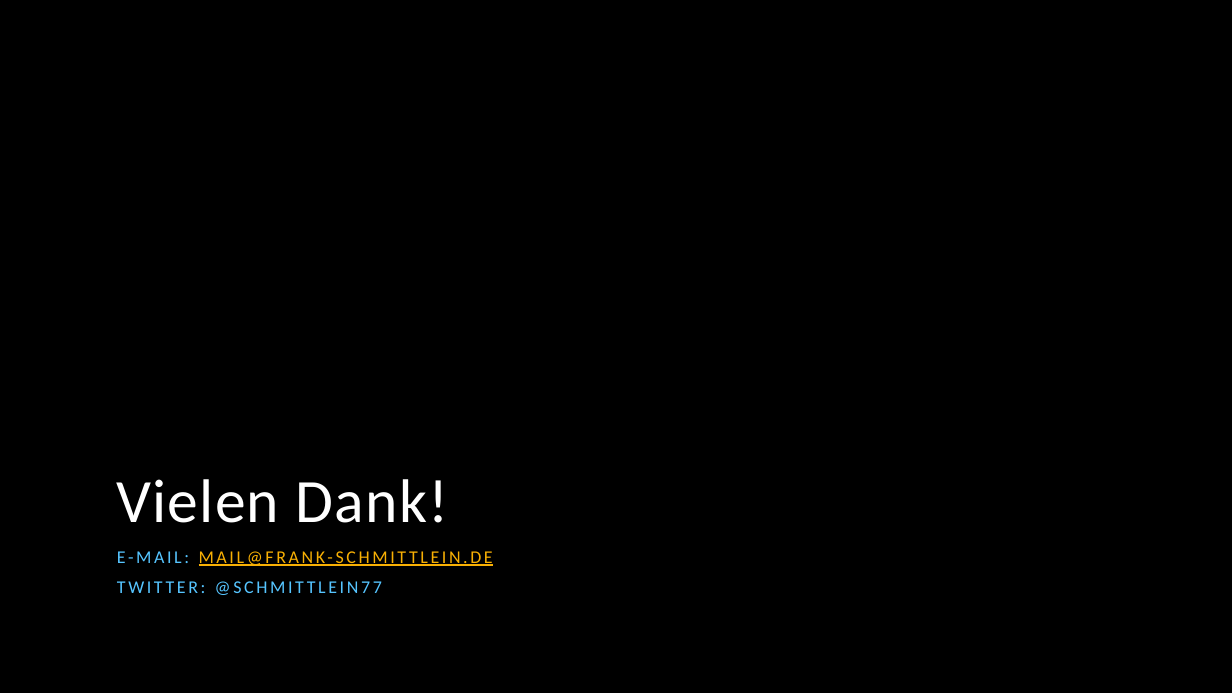
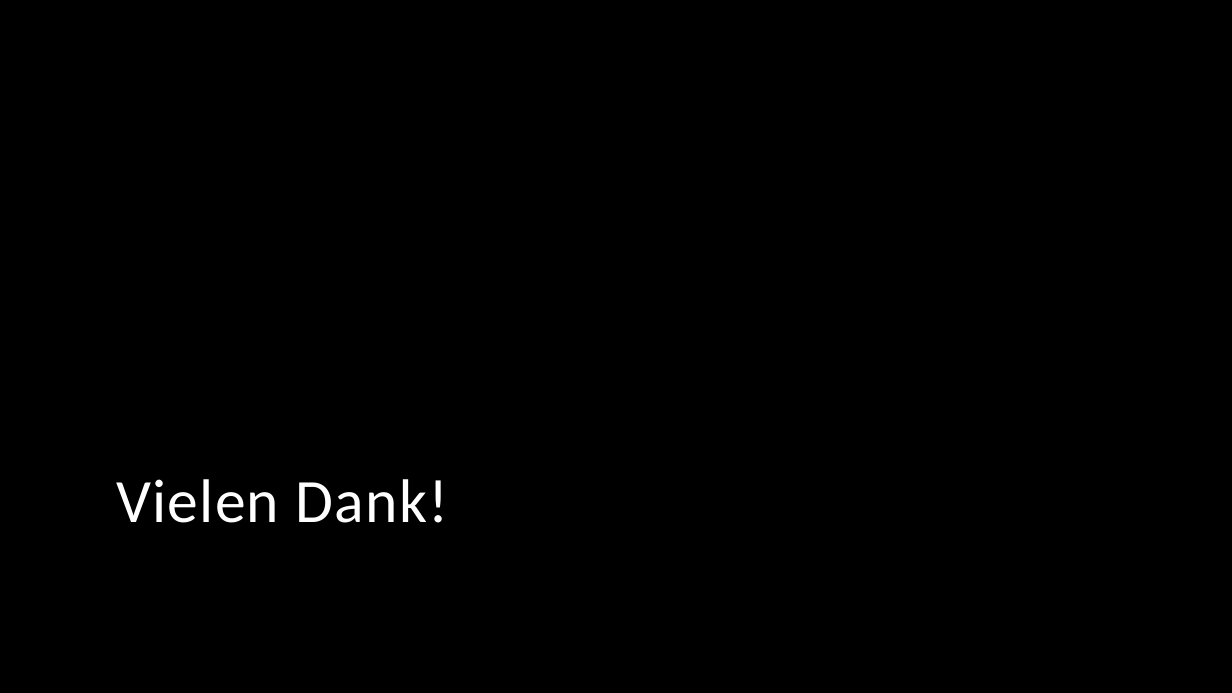
Before and after one commit to fschmittlein/wp-meetup, a slide deck: slide 18 of WPM Nürnberg - WordPress-Sicherheit.pptx. Drawn at 1232x693 pixels with LibreOffice and Linux fonts; fonts in the diff are those of the drawing; grey boxes stand for pictures; background and template pictures are left out. Boxes give left, top, right and bottom in pixels: in the first picture for what was removed or moved away, otherwise in the second. Text is boxed around its words. In the diff, an @@ line names an element or a change of style, - is before the commit and + after.

```diff
--- a/WPM Nürnberg - WordPress-Sicherheit.pptx
+++ b/WPM Nürnberg - WordPress-Sicherheit.pptx
@@ text removed at [117,551,493,595] @@
-E-MAIL: MAIL@FRANK-SCHMITTLEIN.DE
-TWITTER: @SCHMITTLEIN77
```
Also in this commit, not shown: 1 other slide changed, 1 other file.
